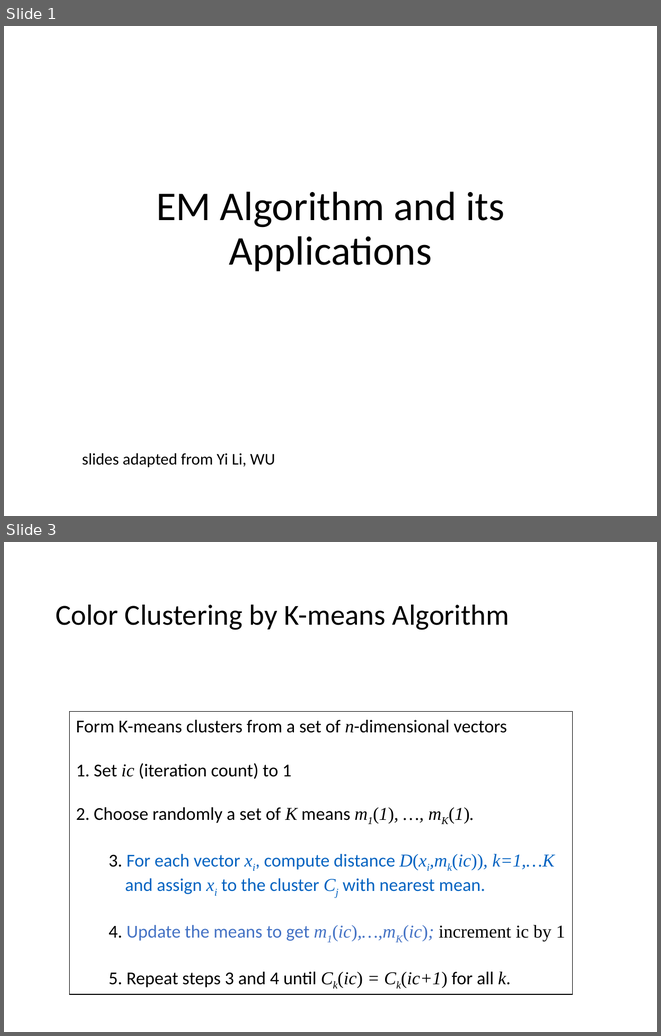
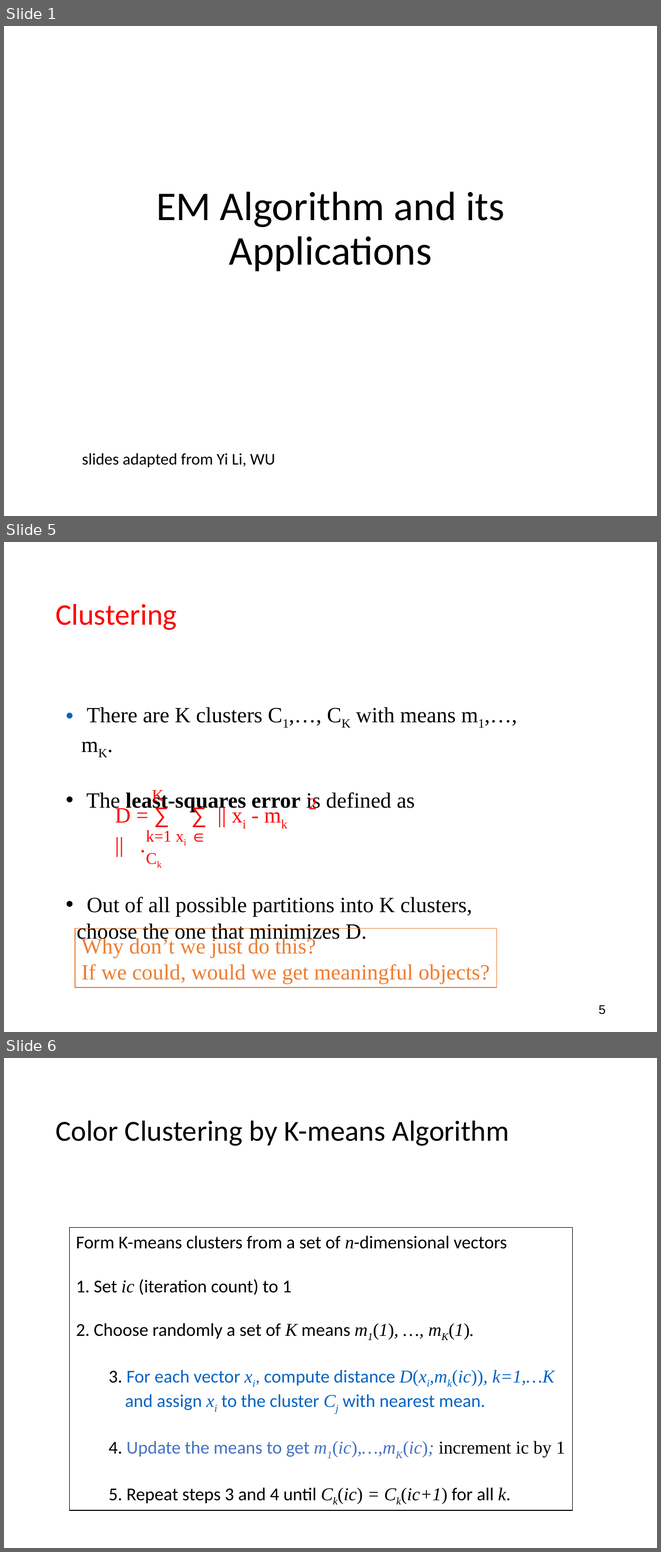
Before and after one commit to cmsc426spring2019/cmsc426spring2019.github.io, a slide deck: lectures/week_2/EM.ppt. Shown one above the other, each under a label of ours: slides 1 and 3 before the commit, slides 1, 5 and 6 after it; the slides between them are not shown. The pictures are 661x1036 and 661x1552 pixels, drawn with LibreOffice and Linux fonts; fonts in the diff are those of the drawing. Boxes give left, top, right and bottom in pixels: in the first picture for what was removed or moved away, otherwise in the second. Text is boxed around its words. In the diff, an @@ line names an element or a change of style, - is before the commit and + after.

```diff
--- a/lectures/week_2/EM.ppt
+++ b/lectures/week_2/EM.ppt
@@ slide 5 added at bbox=[4, 542, 657, 1032], background #FFFFFF @@
@@ title added at bbox=[55, 603, 177, 630], 33 pt, text #FF0000 @@
+Clustering
@@ text added at bbox=[77, 707, 473, 943], 24 pt, text #000000 @@
+• There are K clusters C1,…, CK with means m1,…, mK.
+• The least-squares error is defined as
+• Out of all possible partitions into K clusters,
+choose the one that minimizes D.
@@ text added at bbox=[152, 790, 164, 804], 18 pt, text #FF0000 @@
+K
@@ text added at bbox=[115, 805, 131, 822], 24 pt, text #FF0000 @@
+D = ∑ ∑ || xi - mk || .
@@ text added at bbox=[309, 797, 317, 809], 18 pt, text #FF0000 @@
+2
@@ text added at bbox=[146, 830, 171, 841], 18 pt, text #FF0000 @@
+k=1 xi ∈ Ck
@@ rectangle added at bbox=[75, 928, 497, 987], outline #ED7D31 0.74 pt, 24 pt, text #ED7D31 @@
+Why don’t we just do this?
+If we could, would we get meaningful objects?
@@ page number added at bbox=[599, 1005, 606, 1014], 14 pt, text #000000 @@
+5
@@ what was slide 3 is now slide 6 @@
```
Also in this commit, not shown: 3 slides changed, 6 other slides added, 1 slide removed.
